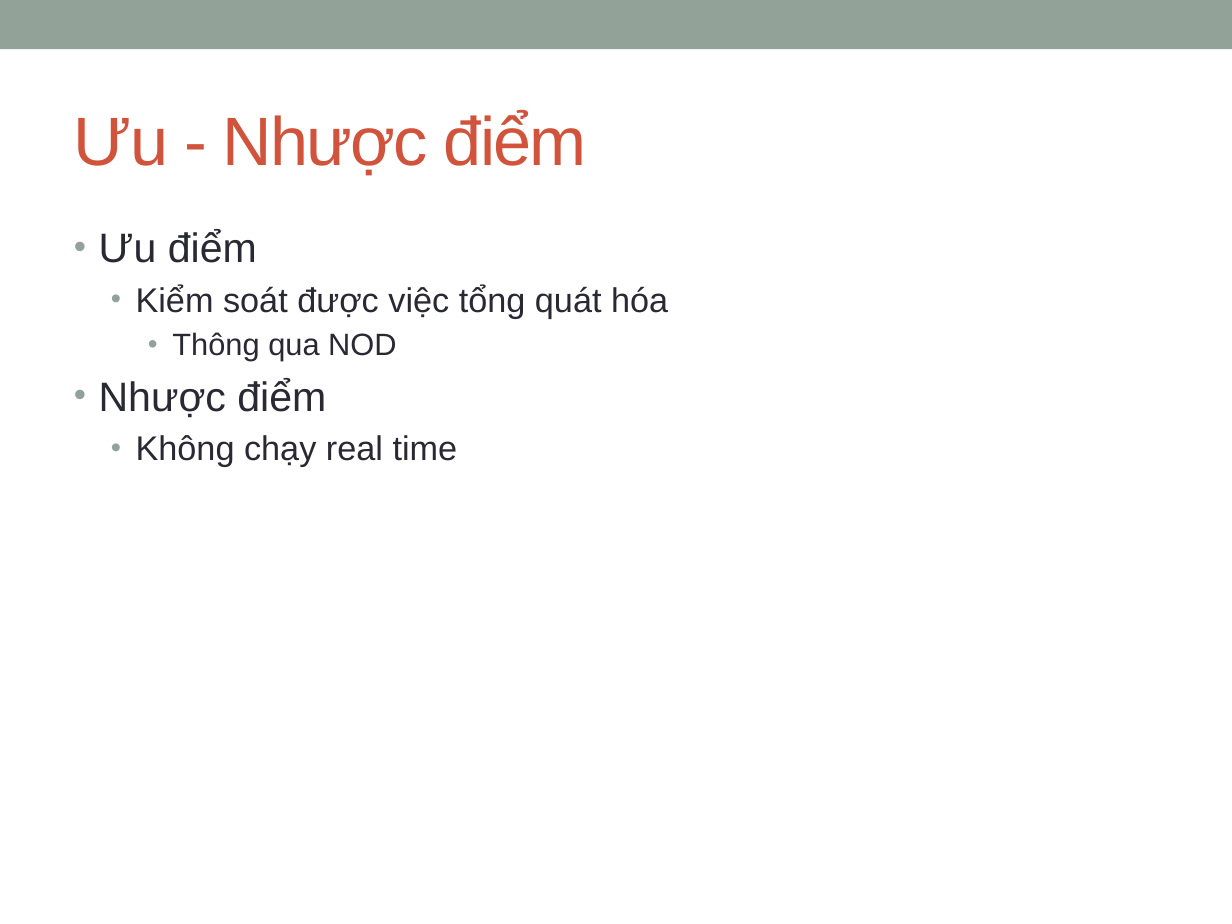
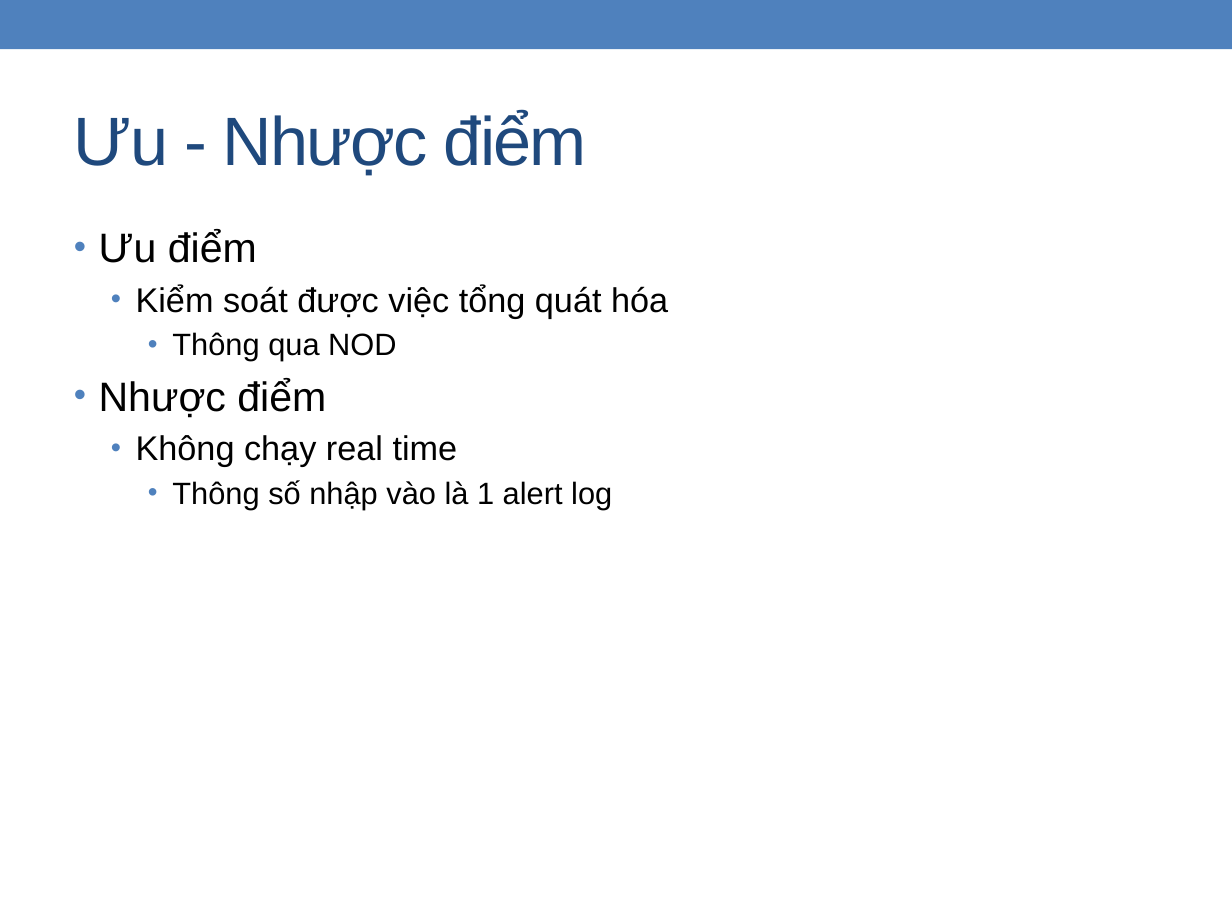
Before and after one commit to zedster27/secviz, a slide deck: slide 19 of branches/C.Thang/Baocao15.1.pptx (slide 16 before the commit). Drawn at 1232x924 pixels with LibreOffice and Linux fonts; fonts in the diff are those of the drawing. Boxes give left, top, right and bottom in pixels: in the first picture for what was removed or moved away, otherwise in the second. Text is boxed around its words. In the diff, an @@ line names an element or a change of style, - is before the commit and + after.

```diff
--- a/branches/C.Thang/Baocao15.1.pptx
+++ b/branches/C.Thang/Baocao15.1.pptx
@@ rectangle at (x1=0, y1=0, x2=1232, y2=49): fill #93A299 to #4F81BD @@
@@ title "Ưu - Nhược điểm" at (x1=74, y1=111, x2=587, y2=176): text colour #D2533C to #1F497D @@
@@ text at (x1=99, y1=230, x2=668, y2=467): text colour #292934 to #000000 in "Ưu điểm", "Kiểm soát được việc tổng quát hóa", "Thông qua NOD", "Nhược điểm" and 1 more places; bullet colour #93A299 to #4F81BD @@
@@ text at (x1=172, y1=480, x2=612, y2=510): paragraph added @@
+    • Thông số nhập vào là 1 alert log
```
Also in this commit, not shown: 23 other slides changed, 8 slides added, 5 slides removed.
